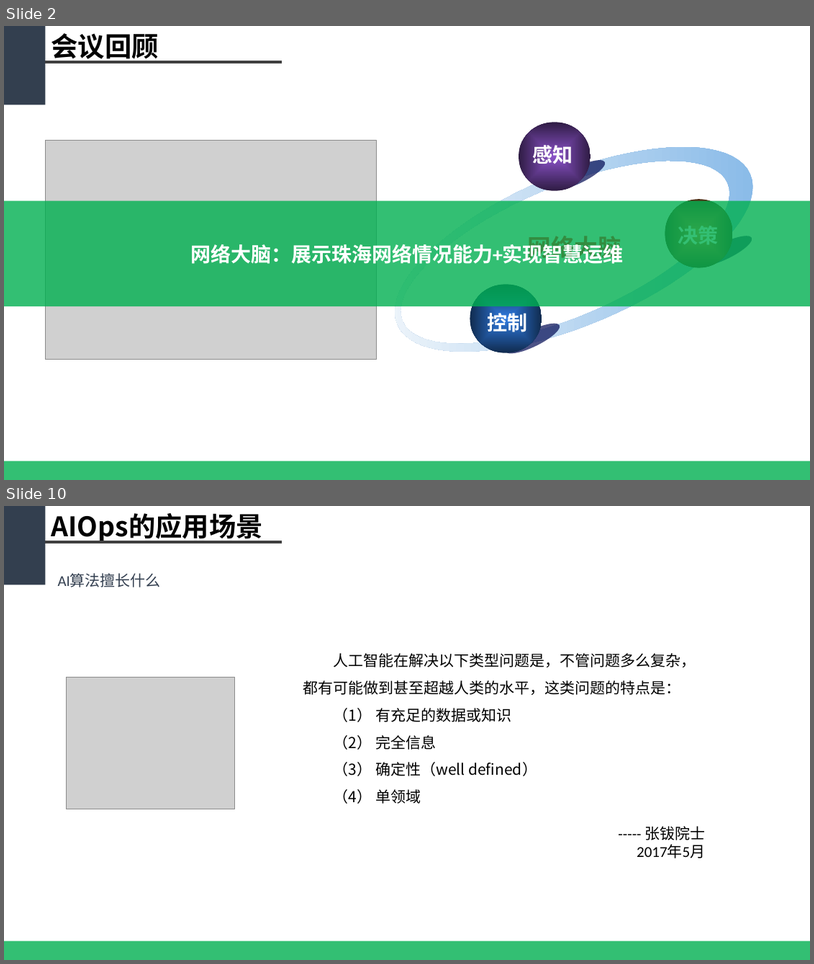
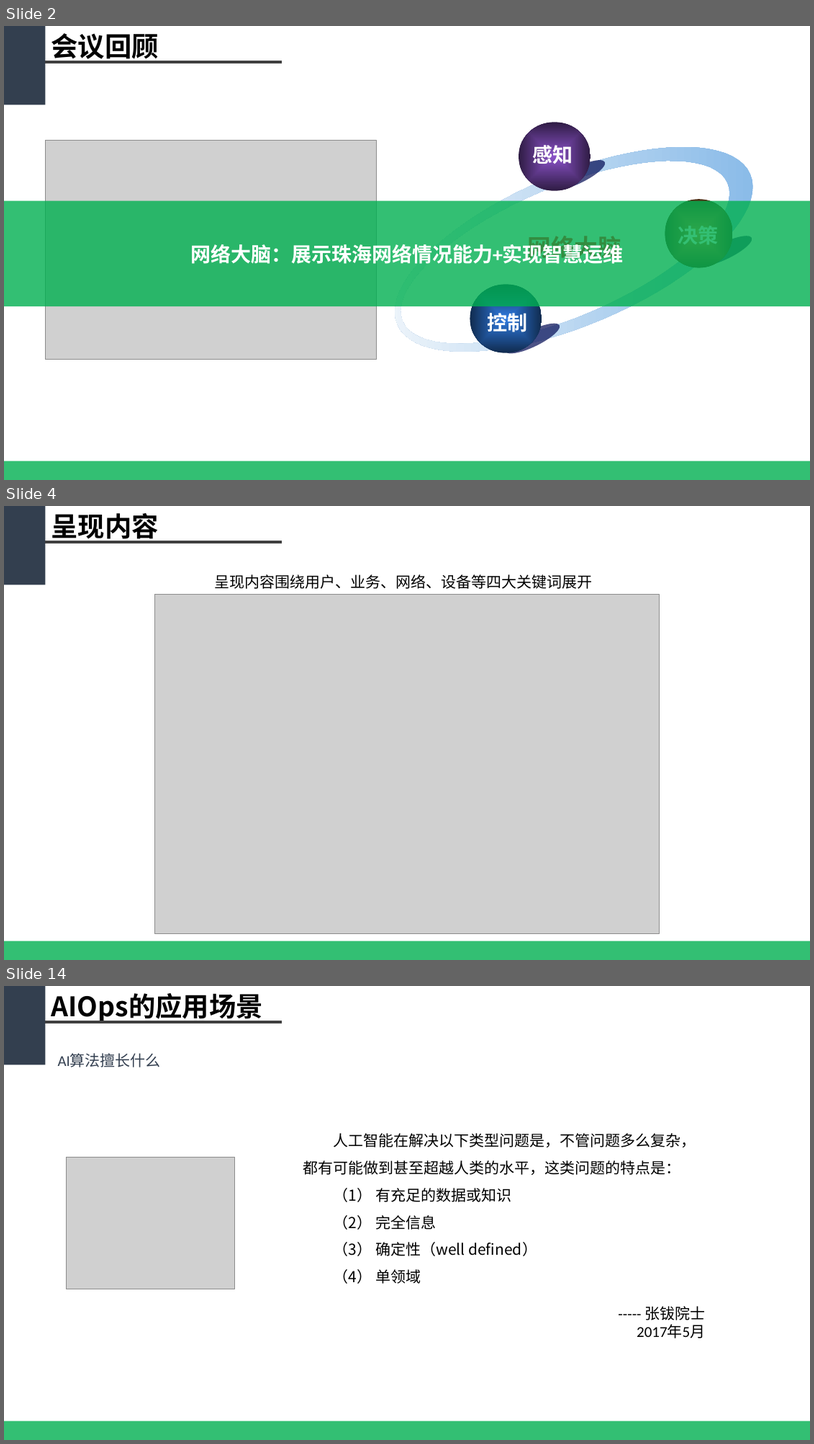
Before and after one commit to WeakX/Ref, a slide deck: 基于大数据的智慧网络运维平台_new.pptx. Shown one above the other, each under a label of ours: slides 2 and 10 before the commit, slides 2, 4 and 14 after it; the slides between them are not shown. The pictures are 814x964 and 814x1444 pixels, drawn with LibreOffice and Linux fonts; fonts in the diff are those of the drawing; grey boxes stand for pictures. Boxes give left, top, right and bottom in pixels: in the first picture for what was removed or moved away, otherwise in the second. Text is boxed around its words. In the diff, an @@ line names an element or a change of style, - is before the commit and + after.

```diff
--- a/基于大数据的智慧网络运维平台_new.pptx
+++ b/基于大数据的智慧网络运维平台_new.pptx
@@ slide 4 added at [4,506,810,960], background #FFFFFF @@
@@ rectangle added at [4,506,45,584], fill #333F50 @@
@@ text added at [52,513,159,543], 32 pt, text #000000, bold @@
+呈现内容
@@ line added from (45, 542) to (282, 542), #404040 3 pt @@
@@ text added at [215,574,593,589], 18 pt, text #000000 @@
+呈现内容围绕用户、业务、网络、设备等四大关键词展开
@@ picture added at [155,595,660,934] @@
@@ rectangle added at [4,941,810,960], fill #00B050 at 80% opacity @@
@@ what was slide 10 is now slide 14 @@
```
Also in this commit, not shown: 5 slides changed, 5 other slides added, 2 slides removed.
